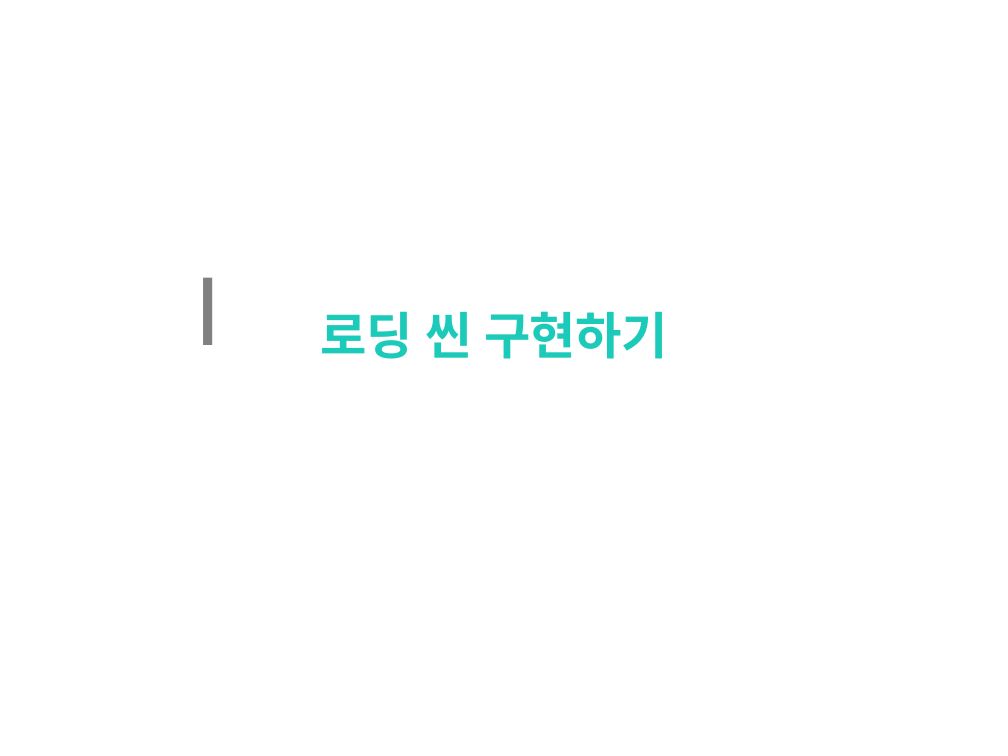
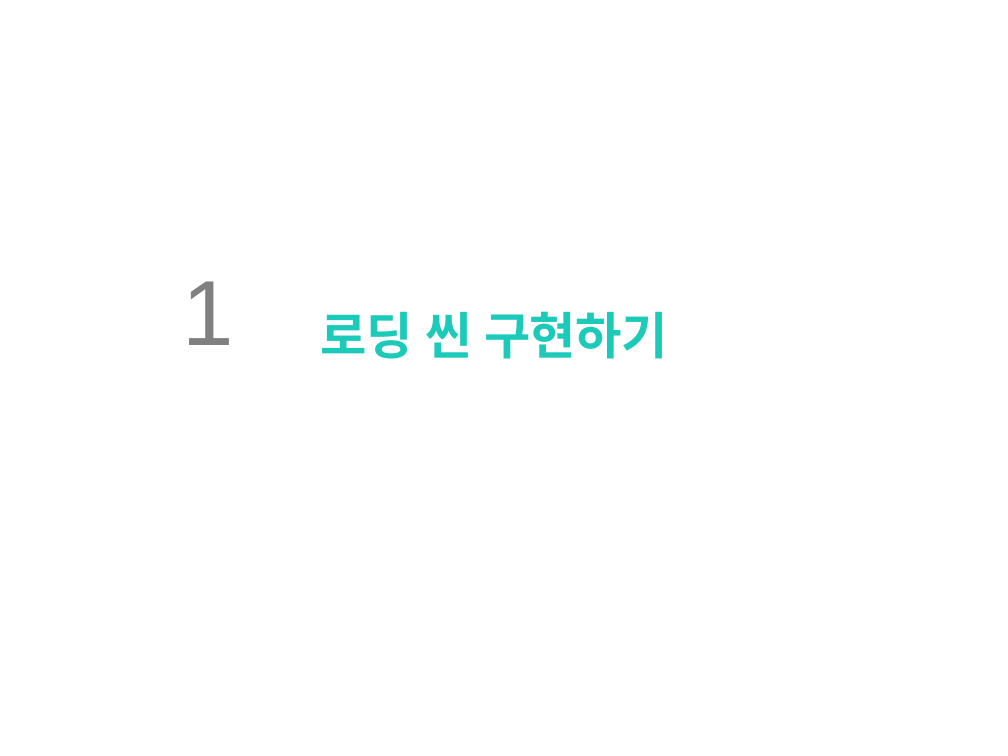
Before and after one commit to clianor/Unity-Final-Project, a slide deck: slide 3 of 기말과제.pptx. Drawn at 1008x756 pixels with LibreOffice and Linux fonts; fonts in the diff are those of the drawing; background and template pictures are left out. Boxes give left, top, right and bottom in pixels: in the first picture for what was removed or moved away, otherwise in the second. Text is boxed around its words. In the diff, an @@ line names an element or a change of style, - is before the commit and + after.

```diff
--- a/기말과제.pptx
+++ b/기말과제.pptx
@@ text at [182,281,233,345]: text changed @@
-Ⅰ
+1
```
Also in this commit, not shown: 3 other slides changed, 5 slides added, 32 other files.
